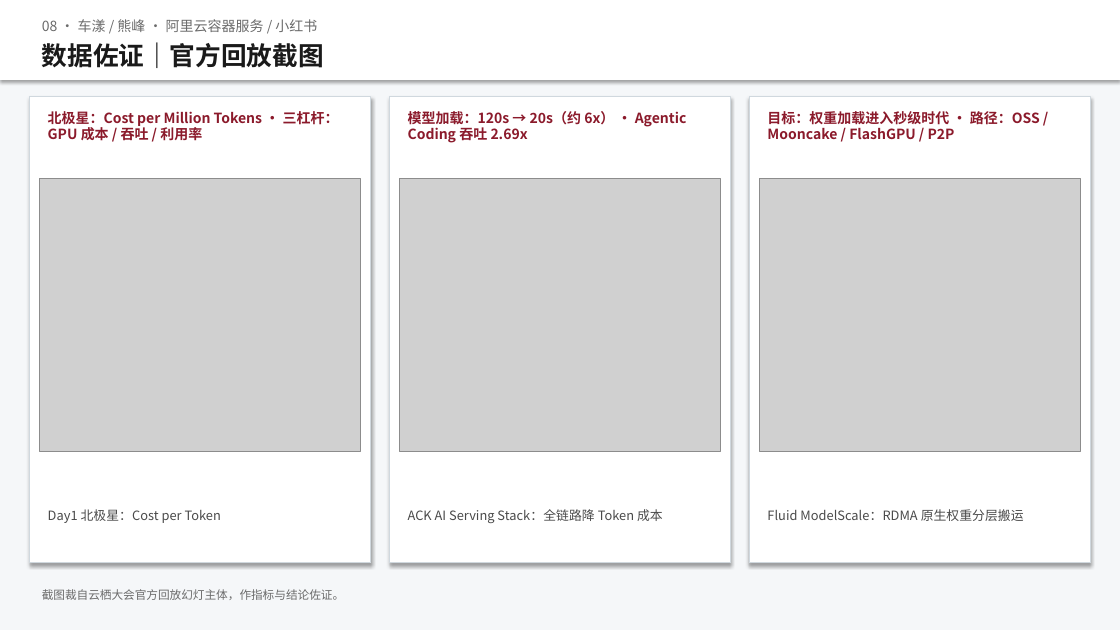
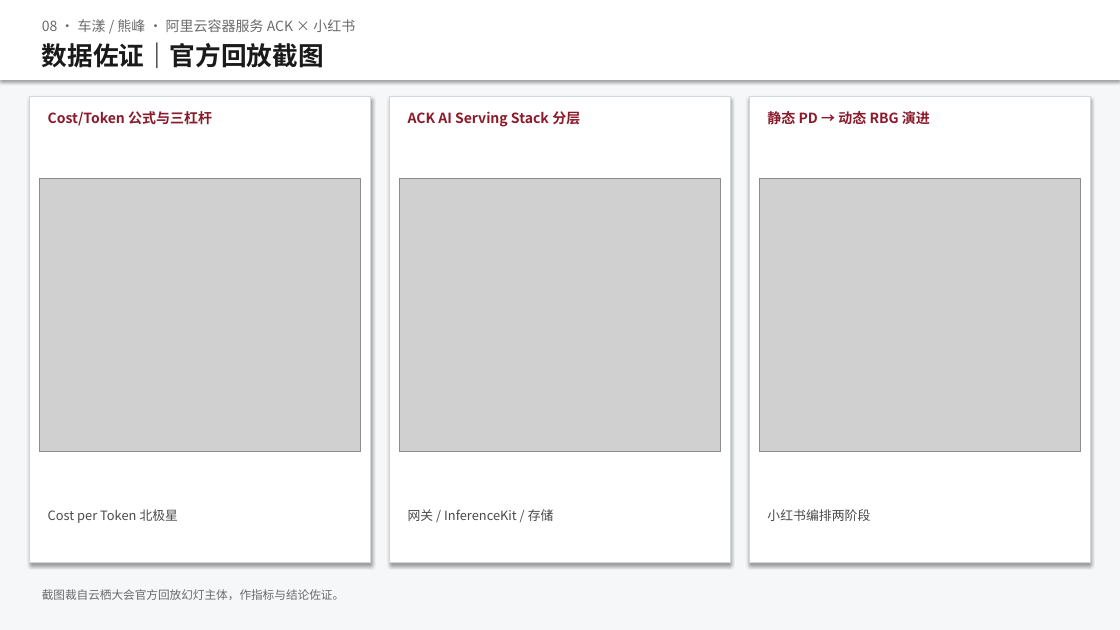
Before and after one commit to Annie-Summer/Kthena, a slide deck: slide 3 of yunqi-2026-agenda-201/docs/洞察一页-08-容器服务 × 小红书：大模型推理与 Agent RL.pptx (slide 2 before the commit). Drawn at 1120x630 pixels with LibreOffice and Linux fonts; fonts in the diff are those of the drawing; grey boxes stand for pictures. Boxes give left, top, right and bottom in pixels: in the first picture for what was removed or moved away, otherwise in the second. Text is boxed around its words. In the diff, an @@ line names an element or a change of style, - is before the commit and + after.

```diff
--- a/yunqi-2026-agenda-201/docs/洞察一页-08-容器服务 × 小红书：大模型推理与 Agent RL.pptx
+++ b/yunqi-2026-agenda-201/docs/洞察一页-08-容器服务 × 小红书：大模型推理与 Agent RL.pptx
@@ text at bbox=[42, 19, 355, 32]: text changed @@
-08 · 车漾 / 熊峰 · 阿里云容器服务 / 小红书
+08 · 车漾 / 熊峰 · 阿里云容器服务 ACK × 小红书
@@ text at bbox=[48, 111, 212, 126]: text changed @@
-北极星：Cost per Million Tokens · 三杠杆：GPU 成本 / 吞吐 / 利用率
+Cost/Token 公式与三杠杆
@@ text at bbox=[408, 111, 580, 127]: text changed @@
-模型加载：120s → 20s（约 6x） · Agentic Coding 吞吐 2.69x
+ACK AI Serving Stack 分层
@@ text at bbox=[767, 109, 930, 127]: text changed @@
-目标：权重加载进入秒级时代 · 路径：OSS / Mooncake / FlashGPU / P2P
+静态 PD → 动态 RBG 演进
@@ text at bbox=[48, 509, 179, 523]: text changed @@
-Day1 北极星：Cost per Token
+Cost per Token 北极星
@@ text at bbox=[408, 509, 554, 521]: text changed @@
-ACK AI Serving Stack：全链路降 Token 成本
+网关 / InferenceKit / 存储
@@ text at bbox=[767, 509, 870, 521]: text changed @@
-Fluid ModelScale：RDMA 原生权重分层搬运
+小红书编排两阶段
```
Also in this commit, not shown: 2 slides added, 1 slide removed, 3 other files.
